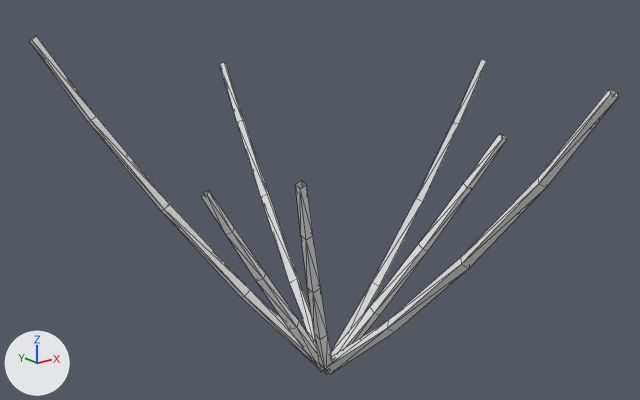
One commit to the OBJ model game/assets/models/plants/SM_Plant_PhilodendronTerrestrial_Stem.obj: the scene before it, then after it.
Rendered twice from a 50 mm lens placed at (-1.74, -2.13, 1.46), pointed at (-0.05, -0.02, 0.62). Every picture has the same lights, and +X, +Y and +Z are marked at lower left. The older version comes first. Mesh edges are drawn as thin lines. Where no turn or scale is listed for an object, it has been applied to the vertices.

Objects in the first picture: 'SM_Plant_PhilodendronTerrestrial_Stem'.
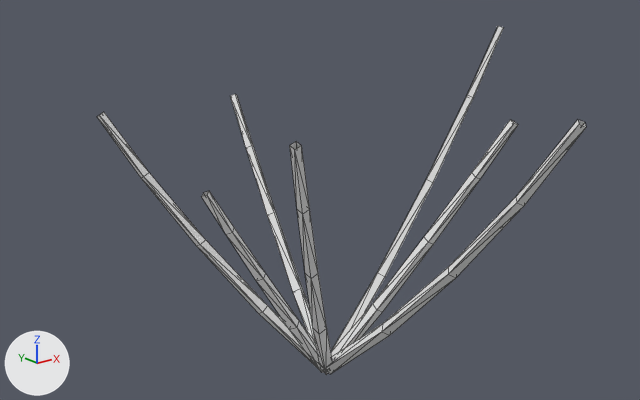
The change, as JSON lines over the scene's bpy script:
```json
{"block": "me_sm_plant_philodendronterrestrial_stem", "where": "# used by ob_sm_plant_philodendronterrestrial_stem; location = (0.0, 0.0, 0.0)"}
{"op": "remove", "block": "me_sm_plant_philodendronterrestrial_stem", "code": "me_sm_plant_philodendronterrestrial_stem.from_pydata(...)  # 140 vertices, 238 faces; spans x -0.71..0.77, y -0.95..0.67, z -0.02..1.13"}
{"op": "add", "block": "me_sm_plant_philodendronterrestrial_stem", "code": "me_sm_plant_philodendronterrestrial_stem.from_pydata(...)  # 140 vertices, 238 faces; spans x -0.56..0.85, y -0.87..0.6, z -0.02..1.1"}
{"block": "me_sm_plant_philodendronterrestrial_stem", "change": "me_sm_plant_philodendronterrestrial_stem part 1: the loose piece of 20 vertices spanning x -0.02..0.36, y -0.43..0.02, z -0.01..0.85 is scaled about the mesh origin by 1.05"}
{"block": "me_sm_plant_philodendronterrestrial_stem", "change": "me_sm_plant_philodendronterrestrial_stem part 2: the loose piece of 20 vertices spanning x -0.02..0.05, y -0.02..0.67, z -0.01..0.97 is scaled about the mesh origin by (0.951, 0.89, 0.89)"}
{"block": "me_sm_plant_philodendronterrestrial_stem", "change": "me_sm_plant_philodendronterrestrial_stem part 3: the loose piece of 20 vertices spanning x -0.44..0.02, y -0.43..0.02, z -0.02..0.84 is scaled about the mesh origin by 1.15"}
{"block": "me_sm_plant_philodendronterrestrial_stem", "change": "me_sm_plant_philodendronterrestrial_stem part 4: the loose piece of 20 vertices spanning x -0.02..0.77, y -0.02..0.04, z -0.02..0.99 is scaled about the mesh origin by (1.11, 1.04, 1.11)"}
{"block": "me_sm_plant_philodendronterrestrial_stem", "change": "me_sm_plant_philodendronterrestrial_stem part 5: the loose piece of 20 vertices spanning x -0.71..0.02, y -0.02..0.61, z -0.02..1.13 is scaled about the mesh origin by 0.789"}
{"block": "me_sm_plant_philodendronterrestrial_stem", "change": "me_sm_plant_philodendronterrestrial_stem part 6: the loose piece of 20 vertices spanning x -0.02..0.13, y -0.95..0.02, z -0.02..1.09 is scaled about the mesh origin by (0.929, 0.921, 0.921)"}
```

Boxes (x1, y1, x2, y2) around the edits, measured in the pictures (640 x 400 px; the box of a moved part takes in the faces that stretch with it):
```json
{"object": "SM_Plant_PhilodendronTerrestrial_Stem", "change": "reshaped", "before": [29, 36, 618, 375], "after": [97, 26, 586, 375], "on screen": "17% narrower"}
{"part": 1, "of": "me_sm_plant_philodendronterrestrial_stem", "change": "moved or reshaped", "before": [331, 134, 507, 356], "after": [331, 120, 518, 356]}
{"part": 2, "of": "me_sm_plant_philodendronterrestrial_stem", "change": "moved or reshaped", "before": [219, 62, 315, 341], "after": [230, 94, 315, 341]}
{"part": 3, "of": "me_sm_plant_philodendronterrestrial_stem", "change": "moved or reshaped", "before": [295, 181, 333, 375], "after": [290, 141, 333, 375]}
{"part": 4, "of": "me_sm_plant_philodendronterrestrial_stem", "change": "moved or reshaped", "before": [331, 59, 487, 352], "after": [331, 26, 503, 352]}
{"part": 5, "of": "me_sm_plant_philodendronterrestrial_stem", "change": "moved or reshaped", "before": [29, 36, 322, 369], "after": [97, 112, 322, 369]}
{"part": 6, "of": "me_sm_plant_philodendronterrestrial_stem", "change": "moved or reshaped", "before": [322, 89, 618, 374], "after": [322, 120, 586, 374]}
```
